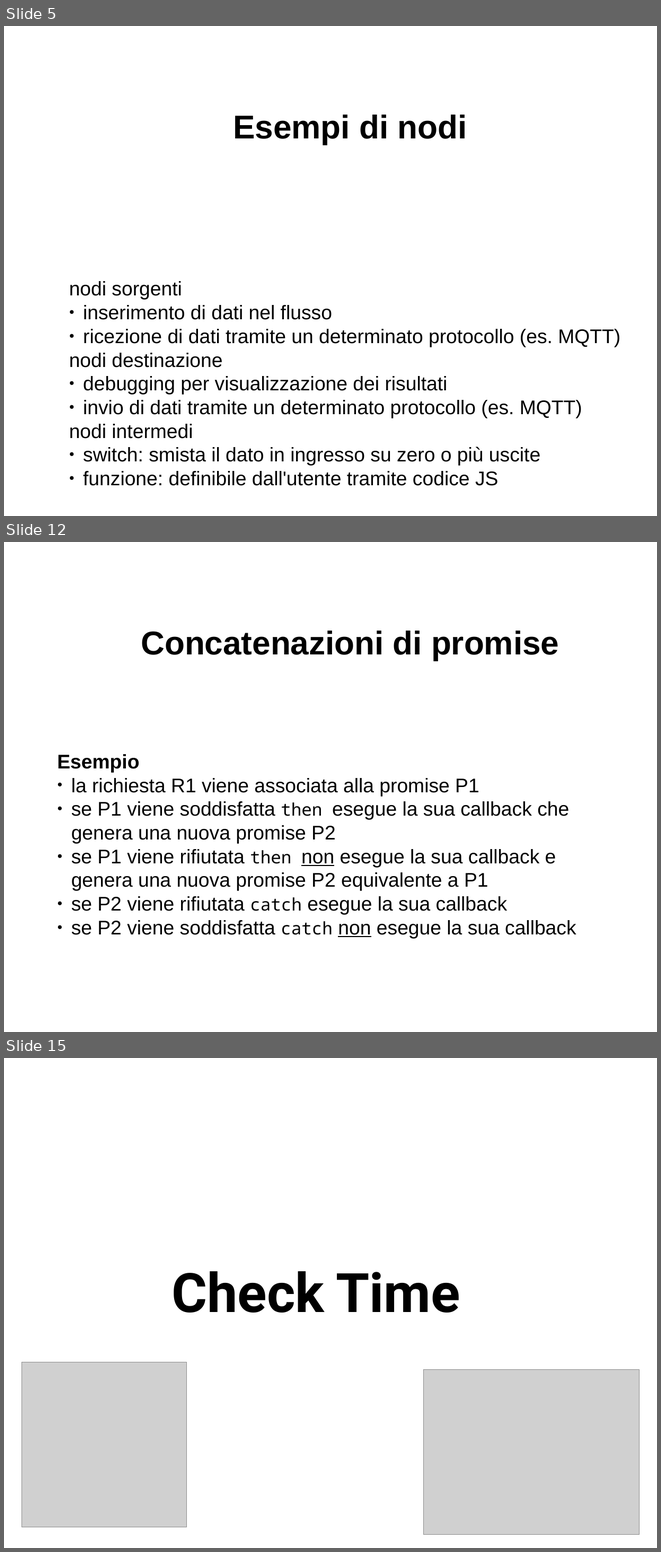
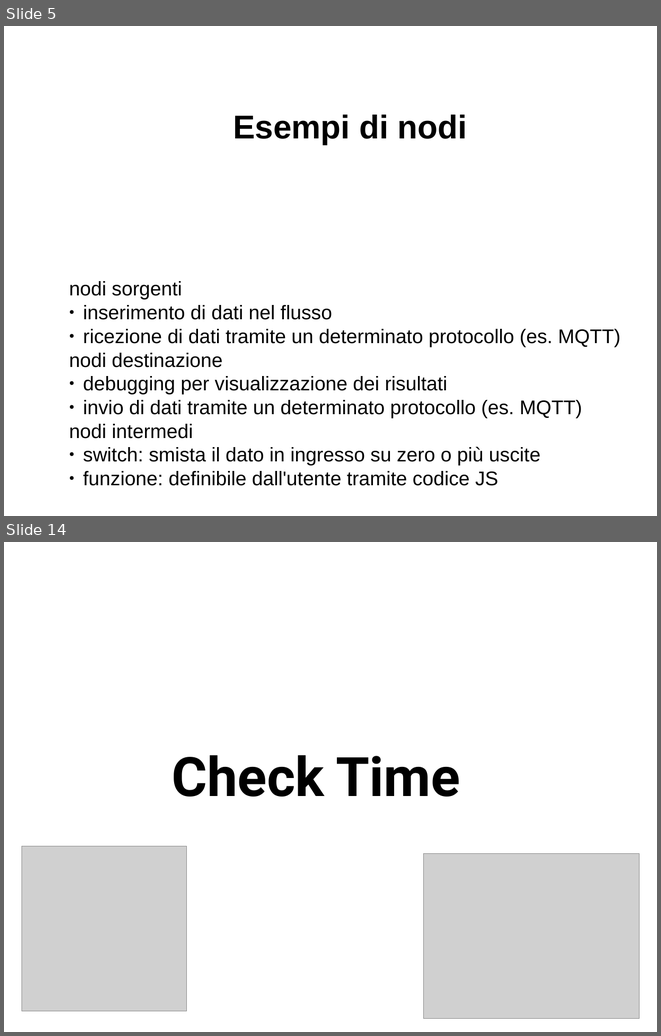
Before and after one commit to davideancona/minicorsiRAISE, a slide deck: iot/NodeRED.odp. Shown one above the other, each under a label of ours: slides 5, 12 and 15 before the commit, slides 5 and 14 after it; the slides between them are not shown. The pictures are 661x1552 and 661x1036 pixels, drawn with LibreOffice and Linux fonts; fonts in the diff are those of the drawing; grey boxes stand for pictures. Boxes give left, top, right and bottom in pixels: in the first picture for what was removed or moved away, otherwise in the second. Text is boxed around its words. In the diff, an @@ line names an element or a change of style, - is before the commit and + after.

```diff
--- a/iot/NodeRED.odp
+++ b/iot/NodeRED.odp
@@ slide 12 removed at (x1=4, y1=542, x2=657, y2=1032), background #FFFFFF @@
@@ text removed at (x1=141, y1=631, x2=559, y2=661) @@
-Concatenazioni di promise
@@ text removed at (x1=57, y1=754, x2=576, y2=938) @@
-Esempio
-● la richiesta R1 viene associata alla promise P1
-● se P1 viene soddisfatta then esegue la sua callback che genera una nuova promise P2
-● se P1 viene rifiutata then non esegue la sua callback e genera una nuova promise P2 equivalente a P1
-● se P2 viene rifiutata catch esegue la sua callback
-● se P2 viene soddisfatta catch non esegue la sua callback
@@ what was slide 15 is now slide 14 @@
```
Also in this commit, not shown: 3 slides changed, 5 slides added, 5 other slides removed, 2 other files.
